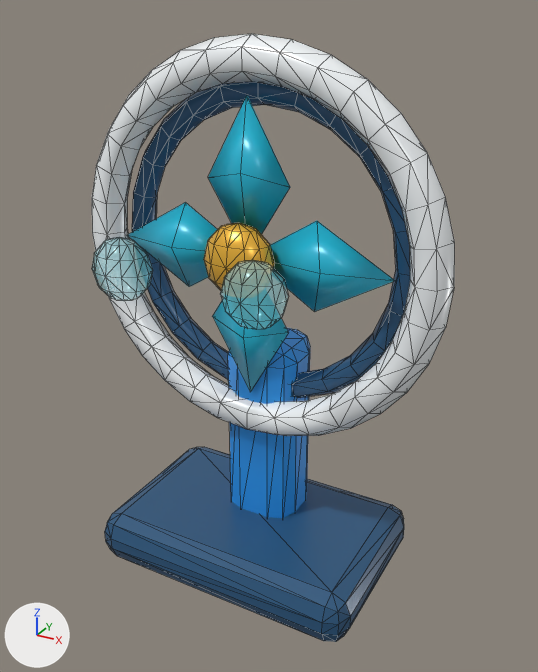
One commit to the Blender file art/catalog/mist_fan/mist_fan.blend: the scene before it, then after it.
Camera for both pictures: a 50 mm camera at (1.51, -2.61, 2.49) aimed at (0.07, 0.0, 1.19). Lighting does not change. The marker at lower left points along +X, +Y and +Z. The first picture is the older version. Mesh edges are drawn as thin lines.

In view in the first picture: 'mist_fan__Fixed_blue_01', 'mist_fan__Fixed_dark_02', 'mist_fan__Fixed_pearl_05', 'mist_fan__MistPuff_glass_03', 'mist_fan__MistRotor_gold_04', 'mist_fan__MistRotor_teal_06'.
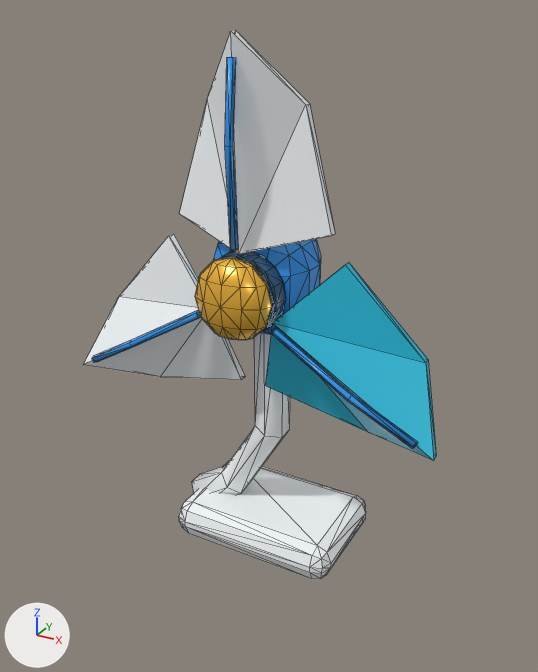
Location of each change, (x1, y1, x2, y2) in pixels of the pictures (538 x 672 px; the box of a moved part takes in the faces that stretch with it):
'mist_fan__Fixed_pearl_05', reshaped, moved: before (92, 34, 455, 436); after (179, 332, 366, 579)
'mist_fan__Fixed_dark_02', deleted (blue): before (105, 82, 410, 642)
'mist_fan__PaperRotor_pearl_06', added: after (84, 30, 335, 380)
'mist_fan__MistRotor_teal_06', deleted (cyan): before (127, 96, 395, 392)
'mist_fan__PaperRotor_teal_07', added (cyan): after (265, 262, 436, 461)
'mist_fan__Fixed_blue_01', reshaped, moved (31% wider, 50% shorter): before (228, 328, 310, 518); after (213, 239, 321, 334)
'mist_fan__MistPuff_glass_03', deleted: before (92, 237, 288, 330)
'mist_fan__PaperRotor_gold_04', added (orange): after (195, 257, 272, 340)
'mist_fan__PaperRotor_blue_02', added: after (92, 57, 418, 449)
'mist_fan__MistRotor_gold_04', deleted (orange): before (204, 223, 275, 291)
'mist_fan__Fixed_dark_03', added (blue): after (218, 251, 286, 333)
part 1 of me_mist_fan__fixed_blue_01, moved or reshaped (mostly hidden): before (277, 328, 310, 494); after (218, 239, 321, 334)
part 2 of me_mist_fan__fixed_pearl_05, cut back: before (92, 34, 455, 436); after (179, 332, 366, 579)

Edits to the bpy script that builds the scene:
```text
Change me_mist_fan__fixed_blue_01:
    remove me_mist_fan__fixed_blue_01.from_pydata(...)  # 56 vertices, 108 faces; spans x -0.175..0.175, y -0.16..0.16, z -0.525..0.525
    add me_mist_fan__fixed_blue_01.from_pydata(...)  # 56 vertices, 108 faces; spans x -0.23..0.23, y -0.19..0.19, z -0.23..0.23
    me_mist_fan__fixed_blue_01 part 1: 56 of 56 vertices moved; they spanned x -0.175..0.175, y -0.16..0.16, z -0.525..0.525 and now span x -0.23..0.23, y -0.19..0.19, z -0.23..0.23; mean shift (0.0, 0.0, 0.0)
Change me_mist_fan__fixed_pearl_05:
    remove me_mist_fan__fixed_pearl_05.from_pydata(...)  # 192 vertices, 384 faces; spans x -0.86..0.86, y -0.07..0.07, z -0.85..0.86
    add me_mist_fan__fixed_pearl_05.from_pydata(...)  # 80 vertices, 152 faces; spans x -0.44..0.44, y -0.29..0.29, z -0.69..0.69
    me_mist_fan__fixed_pearl_05 part 2: the whole mesh is rebuilt
    me_mist_fan__fixed_pearl_05 part 3: the surface is now shaded flat
Remove ob_mist_fan__fixed_dark_02:
    ob_mist_fan__fixed_dark_02 = bpy.data.objects.new('mist_fan__Fixed_dark_02', me_mist_fan__fixed_dark_02)
Change ob_mist_fan__fixed_blue_01:
    ob_mist_fan__fixed_blue_01.location: (0.0, 0.14, 0.62) -> (0.0, 0.12, 1.4)
Change ob_mist_fan__fixed_pearl_05:
    ob_mist_fan__fixed_pearl_05.location: (0.0, 0.0, 1.55) -> (-0.019, 0.18, 0.695)
Remove ob_mist_fan__mistrotor_teal_06:
    ob_mist_fan__mistrotor_teal_06 = bpy.data.objects.new('mist_fan__MistRotor_teal_06', me_mist_fan__mistrotor_teal_06)
Remove ob_mist_fan__mistrotor_gold_04:
    ob_mist_fan__mistrotor_gold_04 = bpy.data.objects.new('mist_fan__MistRotor_gold_04', me_mist_fan__mistrotor_gold_04)
Remove ob_mist_fan__mistpuff_glass_03:
    ob_mist_fan__mistpuff_glass_03 = bpy.data.objects.new('mist_fan__MistPuff_glass_03', me_mist_fan__mistpuff_glass_03)
Add ob_mist_fan__paperrotor_teal_07:
    ob_mist_fan__paperrotor_teal_07 = bpy.data.objects.new('mist_fan__PaperRotor_teal_07', me_mist_fan__paperrotor_teal_07)  # 12 vertices, 20 faces; spans x -0.41..0.41, y -0.103..0.103, z -0.371..0.371; in mat_teal (cyan #27bddc)
    ob_mist_fan__paperrotor_teal_07.location = (0.473, -0.048, 1.201)
Add ob_mist_fan__paperrotor_blue_02:
    ob_mist_fan__paperrotor_blue_02 = bpy.data.objects.new('mist_fan__PaperRotor_blue_02', me_mist_fan__paperrotor_blue_02)  # 45 vertices, 78 faces; spans x -0.81..0.81, y -0.03..0.03, z -0.71..0.71; in mat_blue (blue #3099ef)
    ob_mist_fan__paperrotor_blue_02.location = (0.0, -0.165, 1.626)
Add ob_mist_fan__paperrotor_pearl_06:
    ob_mist_fan__paperrotor_pearl_06 = bpy.data.objects.new('mist_fan__PaperRotor_pearl_06', me_mist_fan__paperrotor_pearl_06)  # 24 vertices, 40 faces; spans x -0.62..0.62, y -0.1..0.1, z -0.8..0.8; in mat_pearl (white #f9fdff)
    ob_mist_fan__paperrotor_pearl_06.location = (-0.262, -0.048, 1.625)
Add ob_mist_fan__paperrotor_gold_04:
    ob_mist_fan__paperrotor_gold_04 = bpy.data.objects.new('mist_fan__PaperRotor_gold_04', me_mist_fan__paperrotor_gold_04)  # a UV sphere (12 segments, 6 rings, poles along z) spanning x -0.18..0.18, y -0.1..0.1, z -0.18..0.18; in mat_gold (orange #f9bd3f)
    ob_mist_fan__paperrotor_gold_04.location = (0.0, -0.17, 1.4)
Add ob_mist_fan__fixed_dark_03:
    ob_mist_fan__fixed_dark_03 = bpy.data.objects.new('mist_fan__Fixed_dark_03', me_mist_fan__fixed_dark_03)  # 96 vertices, 188 faces; spans x -0.18..0.18, y -0.055..0.055, z -0.18..0.18; in mat_dark (blue #2c587e)
    ob_mist_fan__fixed_dark_03.location = (0.0, -0.09, 1.4)
```
